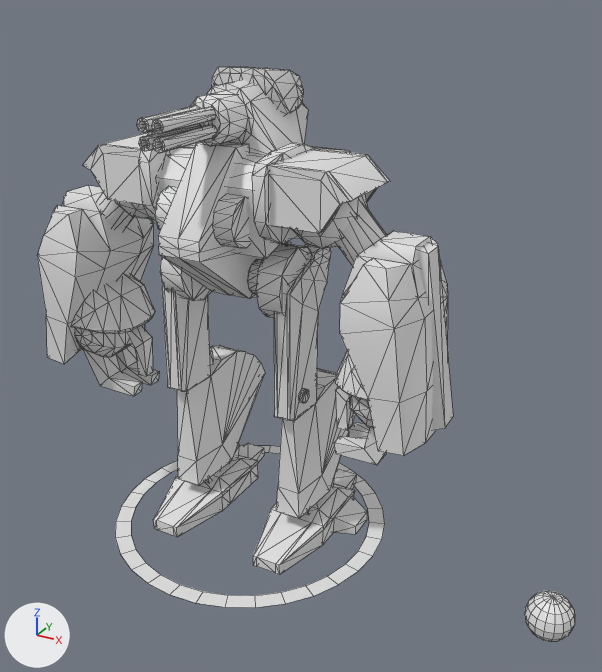
One commit to the OBJ model Models/npc_sec2bot_000009.obj: the scene before it, then after it.
Both versions are drawn from a 50 mm camera at (2.17, -3.35, 2.86) aimed at (0.34, -0.01, 1.19). Arrows for +X, +Y and +Z are at lower left; the lights stay in place. The picture after the commit comes second. Mesh edges are drawn as thin lines. Materials are left out; every surface is plain grey. Where no turn or scale is listed for an object, it has been applied to the vertices. Vertices at exactly the same position are counted once.

Names of what the first picture shows: 'npc_sec2bot_000009'.
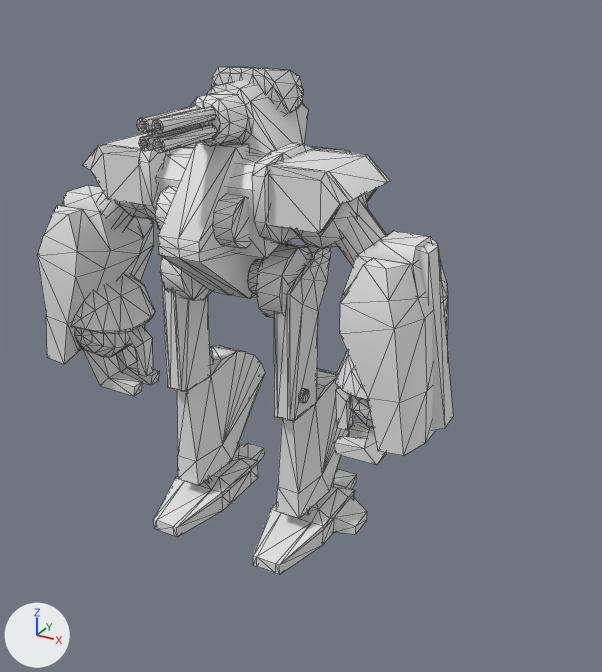
Where the change shows, as pixel boxes (x1, y1, x2, y2) in the pictures (602 x 672 px):
'npc_sec2bot_000009', reshaped (23% narrower, 12% shorter)
    before: (37, 67, 575, 642)
    after: (37, 67, 453, 575)
part 1 of me_npc_sec2bot_000009, deleted
    before: (525, 591, 575, 642)
part 2 of me_npc_sec2bot_000009, deleted
    before: (115, 446, 385, 608)

Patch to the scene script:
```diff
--- a/Models/npc_sec2bot_000009.obj.py
+++ b/Models/npc_sec2bot_000009.obj.py
@@ me_npc_sec2bot_000009 @@
 # used by ob_npc_sec2bot_000009; location = (0.0, 0.0, 0.0)
-me_npc_sec2bot_000009.from_pydata(...)  # 1860 vertices, 3138 faces, 12 loose edges; spans x -1.15..1.82, y -0.76..0.76, z -0.12..2.56
+me_npc_sec2bot_000009.from_pydata(...)  # 1674 vertices, 2978 faces; spans x -1.15..1.15, y -0.66..0.59, z 0.0..2.45
+# me_npc_sec2bot_000009 part 1: the loose piece of 114 vertices spanning x 1.58..1.82, y -0.12..0.12, z -0.12..0.12 is deleted
+# me_npc_sec2bot_000009 part 2: the loose piece of 64 vertices spanning x -0.76..0.76, y -0.76..0.76, z 0.0 is deleted
+# other edits to the shape of me_npc_sec2bot_000009 do not show in these pictures
```
